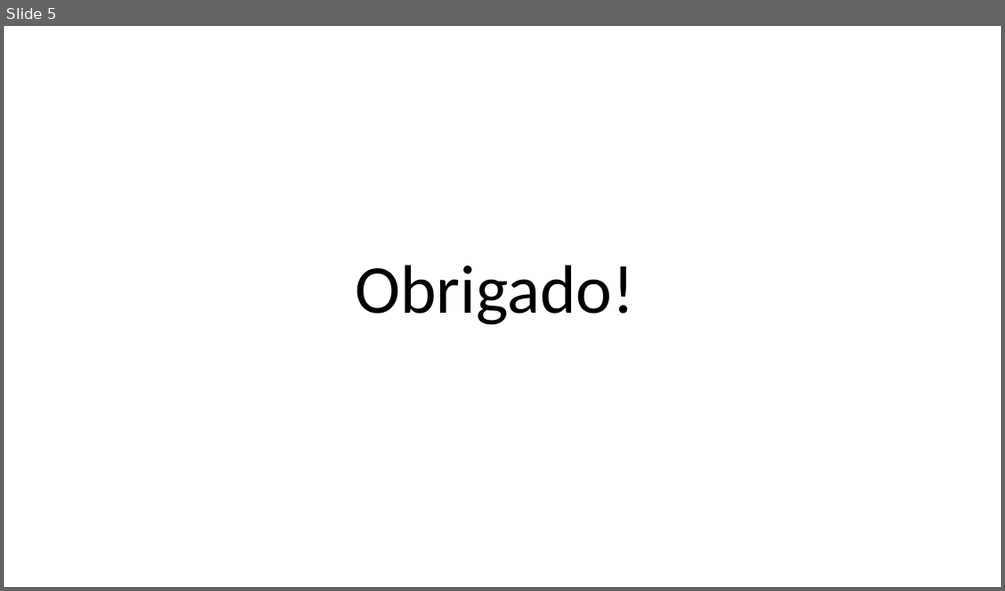
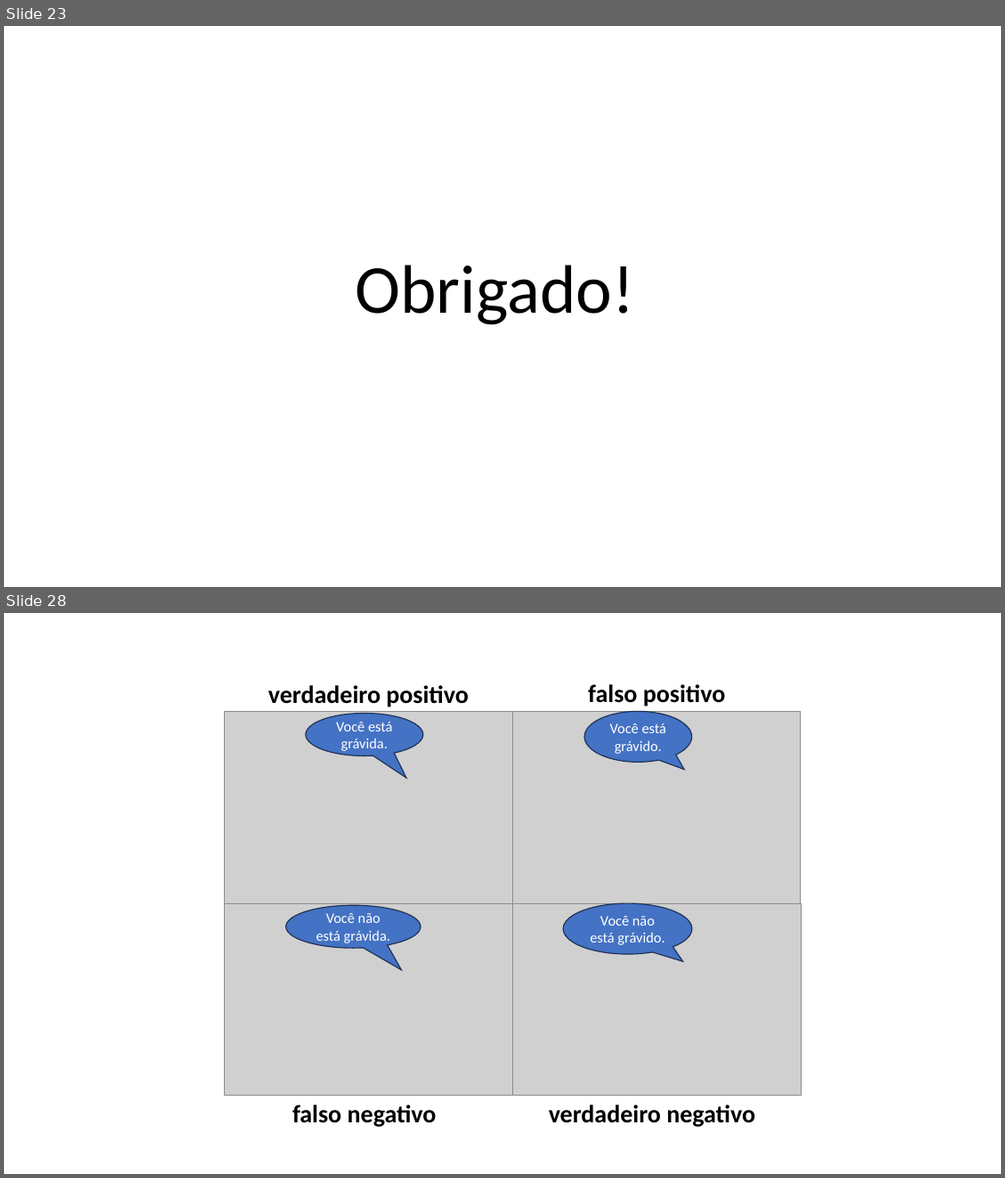
Before and after one commit to zz4fap/c24_inteligencia_artificial, a slide deck: slides/C24_Métricas_de_Classificação.pptx. Shown one above the other, each under a label of ours: slide 5 before the commit, slides 23 and 28 after it; the slides between them are not shown. The pictures are 1005x591 and 1005x1178 pixels, drawn with LibreOffice and Linux fonts; fonts in the diff are those of the drawing; grey boxes stand for pictures. Boxes give left, top, right and bottom in pixels: in the first picture for what was removed or moved away, otherwise in the second. Text is boxed around its words. In the diff, an @@ line names an element or a change of style, - is before the commit and + after.

```diff
--- a/slides/C24_Métricas_de_Classificação.pptx
+++ b/slides/C24_Métricas_de_Classificação.pptx
@@ slide 28 added at <box>4,613,1001,1174</box>, background #FFFFFF @@
@@ group added at <box>225,684,801,1127</box>: 4 pictures, 4 speech bubbles, 4 texts @@
+Você está grávido.
+Você está grávida.
+Você não está grávida.
+Você não está grávido.
+falso positivo
+verdadeiro positivo
+falso negativo
+verdadeiro negativo
@@ what was slide 5 is now slide 23 @@
```
Also in this commit, not shown: 1 slide changed, 23 other slides added, 1 slide removed, 1 other file.
